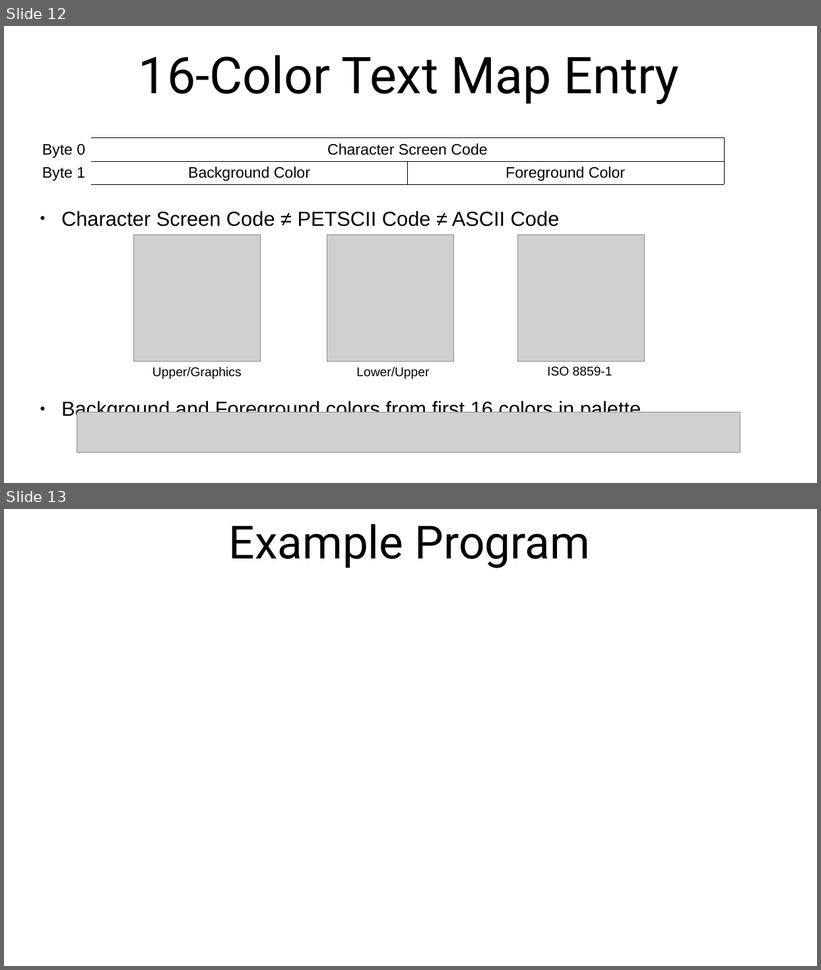
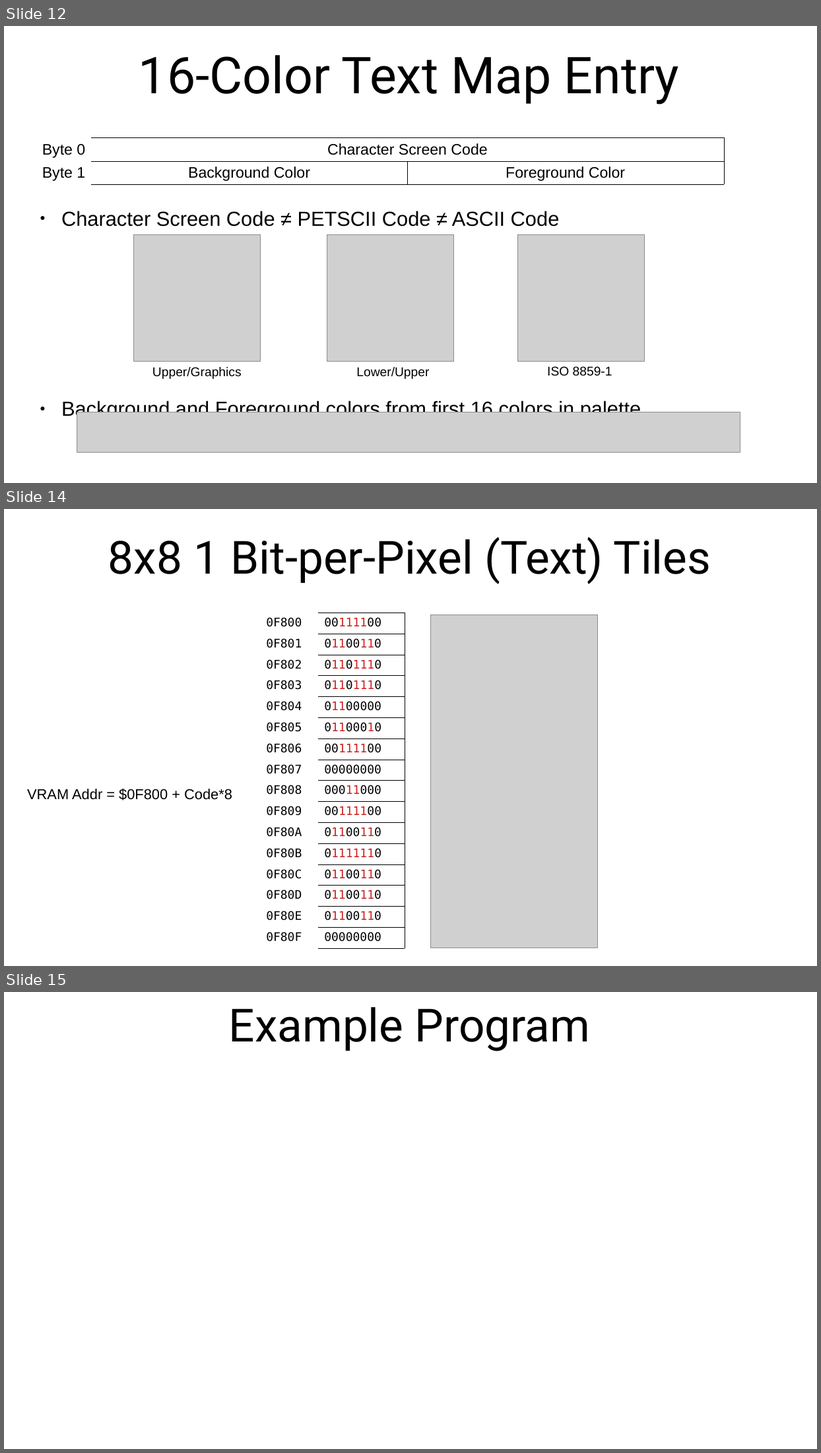
Before and after one commit to SlithyMatt/x16-assembly-tutorial, a slide deck: Lesson9/Lesson9.odp. Shown one above the other, each under a label of ours: slides 12 and 13 before the commit, slides 12, 14 and 15 after it; the slides between them are not shown. The pictures are 821x970 and 821x1453 pixels, drawn with LibreOffice and Linux fonts; fonts in the diff are those of the drawing; grey boxes stand for pictures. Boxes give left, top, right and bottom in pixels: in the first picture for what was removed or moved away, otherwise in the second. Text is boxed around its words. In the diff, an @@ line names an element or a change of style, - is before the commit and + after.

```diff
--- a/Lesson9/Lesson9.odp
+++ b/Lesson9/Lesson9.odp
@@ slide 14 added at (x1=4, y1=509, x2=817, y2=966), background #FFFFFF @@
@@ title added at (x1=108, y1=537, x2=712, y2=584), 54 pt, text #000000 @@
+8x8 1 Bit-per-Pixel (Text) Tiles
@@ table added at (x1=260, y1=613, x2=404, y2=949), 16 rows, 2 columns @@
+0F800 | 00111100
+0F801 | 01100110
+0F802 | 01101110
+0F803 | 01101110
+0F804 | 01100000
+0F805 | 01100010
+0F806 | 00111100
+0F807 | 00000000
+0F808 | 00011000
+0F809 | 00111100
+0F80A | 01100110
+0F80B | 01111110
+0F80C | 01100110
+0F80D | 01100110
+0F80E | 01100110
+0F80F | 00000000
@@ picture added at (x1=431, y1=615, x2=597, y2=948) @@
@@ text added at (x1=27, y1=789, x2=232, y2=801), 17 pt, text #000000 @@
+VRAM Addr = $0F800 + Code*8
@@ what was slide 13 is now slide 15 @@
```
Also in this commit, not shown: 2 slides changed, 1 other slide added.
